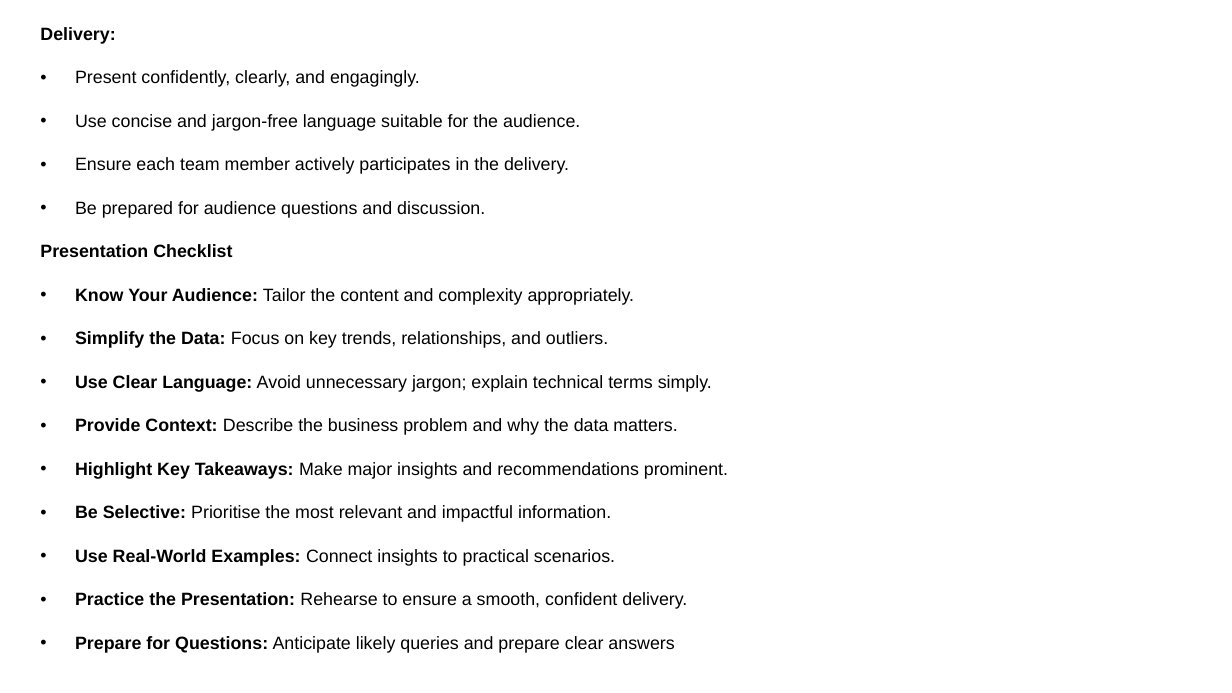
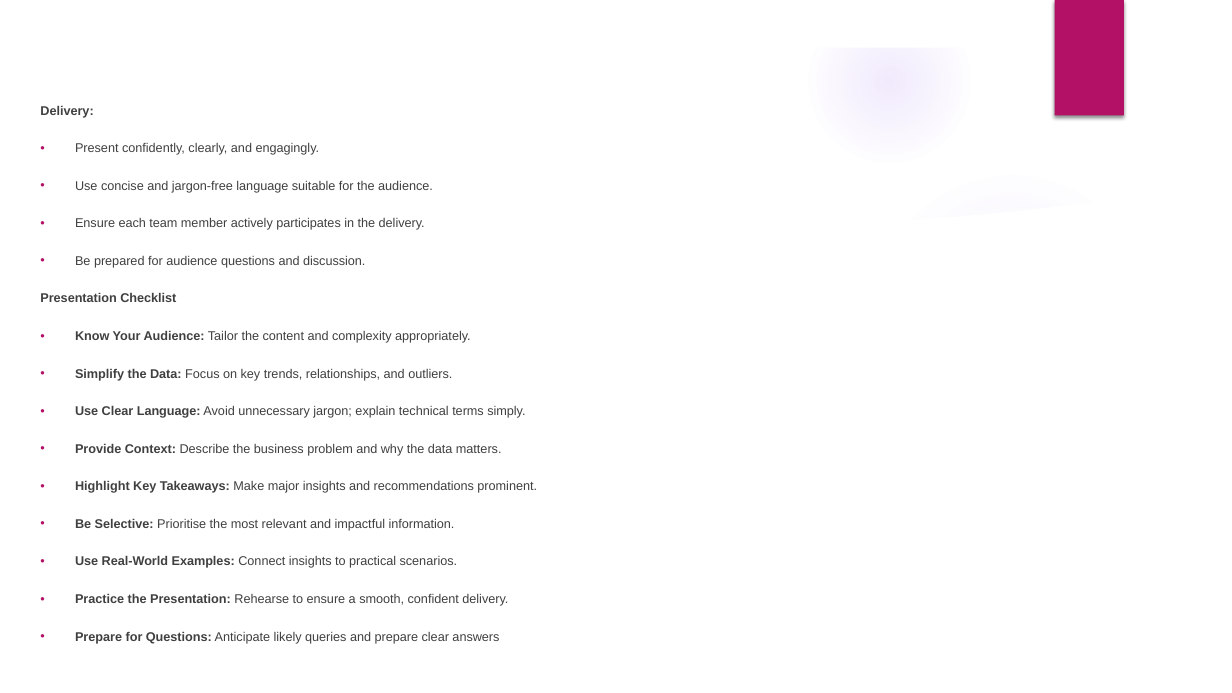
Before and after one commit to jmurphy172/group4_project, a slide deck: slide 16 of project_docs/Presentation Draft.pptx (slide 15 before the commit). Drawn at 1232x693 pixels with LibreOffice and Linux fonts; fonts in the diff are those of the drawing; background and template pictures are left out. Boxes give left, top, right and bottom in pixels: in the first picture for what was removed or moved away, otherwise in the second. Text is boxed around its words. In the diff, an @@ line names an element or a change of style, - is before the commit and + after.

```diff
--- a/project_docs/Presentation Draft.pptx
+++ b/project_docs/Presentation Draft.pptx
@@ group added at [0, 0, 1232, 693]: 3 ellipses, 2 freeform shapes @@
@@ rectangle added at [1055, 0, 1124, 116], fill #B31166 @@
@@ text "Delivery:": place and size @@
-text "Delivery:" at [40, 27, 728, 653]
+text "Delivery:" at [40, 106, 537, 644]
@@ text "Delivery:" at [40, 106, 537, 644]: size 13.9 to 9.9 pt, text colour #000000 to #404040; indent changed @@
```
Also in this commit, not shown: 14 other slides changed, 1 slide added, 1 other file.
